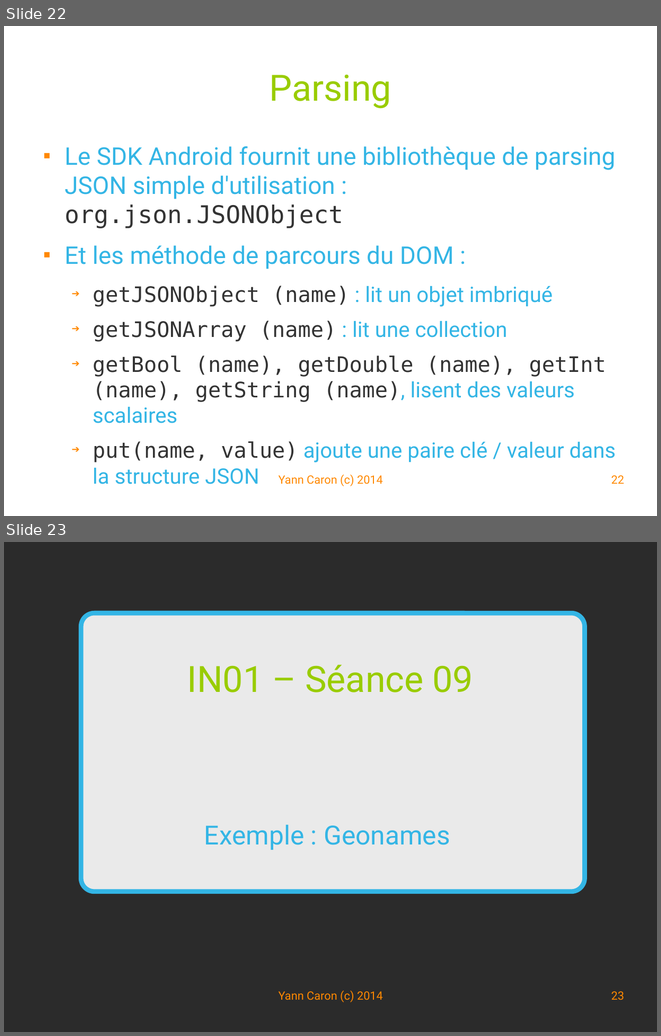
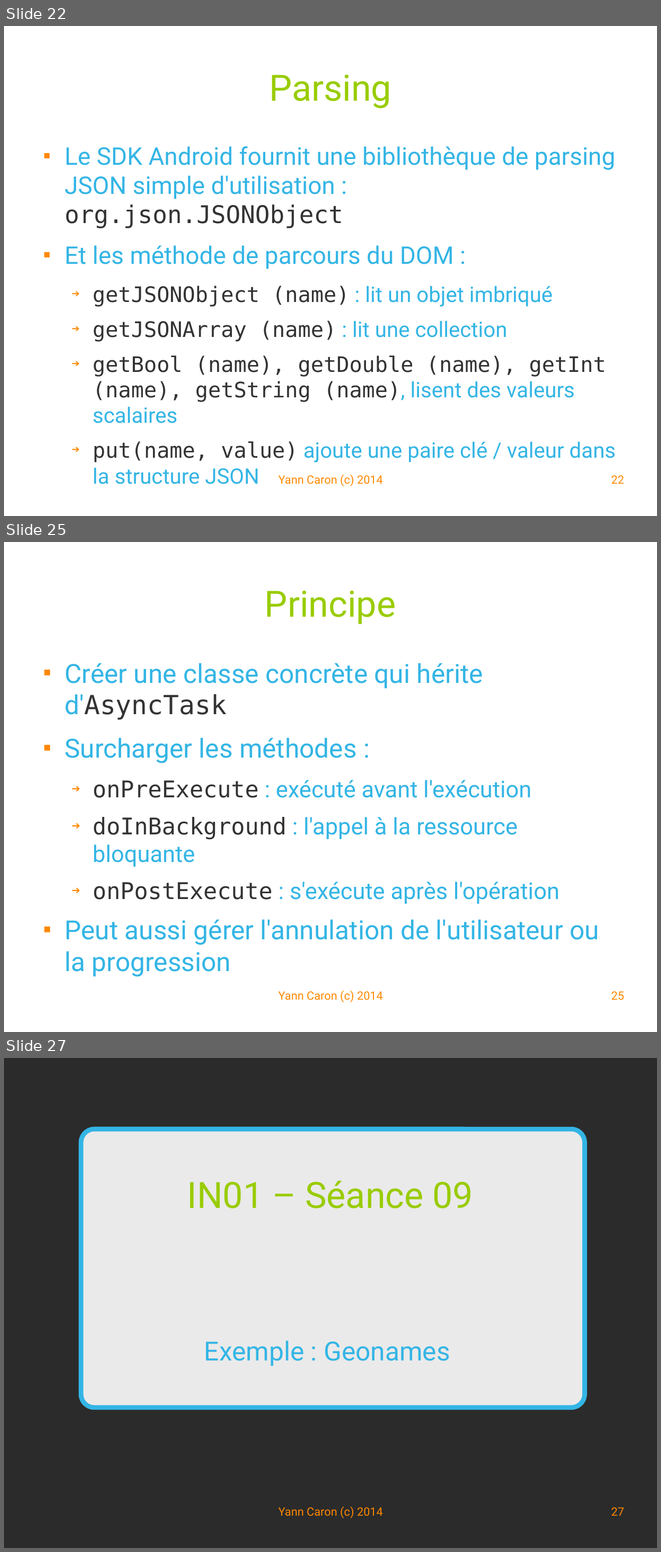
Before and after one commit to YannCaron/Android-ENSG, a slide deck: 09 - WebServices.odp. Shown one above the other, each under a label of ours: slides 22 and 23 before the commit, slides 22, 25 and 27 after it; the slides between them are not shown. The pictures are 661x1036 and 661x1552 pixels, drawn with LibreOffice and Linux fonts; fonts in the diff are those of the drawing; background and template pictures are left out; a plain dark background stands for a picture behind light text. Boxes give left, top, right and bottom in pixels: in the first picture for what was removed or moved away, otherwise in the second. Text is boxed around its words. In the diff, an @@ line names an element or a change of style, - is before the commit and + after.

```diff
--- a/09 - WebServices.odp
+++ b/09 - WebServices.odp
@@ slide 25 added at bbox=[4, 542, 657, 1032], background #FFFFFF @@
@@ title added at bbox=[265, 590, 396, 624], 44 pt, text #99CC00 @@
+Principe
@@ text added at bbox=[64, 663, 599, 945], 32 pt, text #33B5E5 @@
+■ Créer une classe concrète qui hérite d'AsyncTask
+■ Surcharger les méthodes :
+  ➔ onPreExecute : exécuté avant l'exécution
+  ➔ doInBackground : l'appel à la ressource bloquante
+  ➔ onPostExecute : s'exécute après l'opération
+■ Peut aussi gérer l'annulation de l'utilisateur ou la progression
@@ text added at bbox=[279, 990, 383, 1003], 14 pt, text #FF8800 @@
+Yann Caron (c) 2014
@@ page number added at bbox=[611, 991, 624, 1000], 14 pt, text #FF8800 @@
+25
@@ what was slide 23 is now slide 27 @@
@@ page number at bbox=[611, 1507, 624, 1516]: text changed @@
-23
+27
```
Also in this commit, not shown: 3 slides changed, 5 other slides added, 1 other file.
